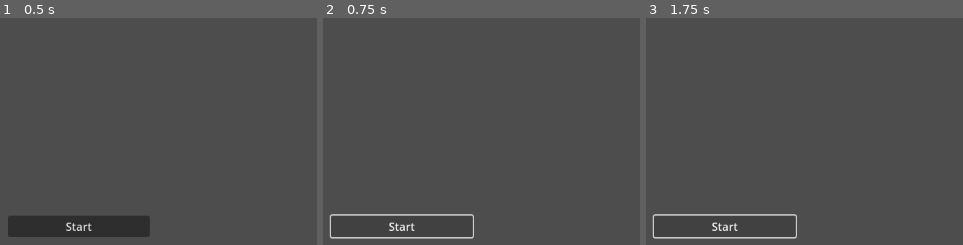
Above: before the commit, frames 1-3 (left to right).
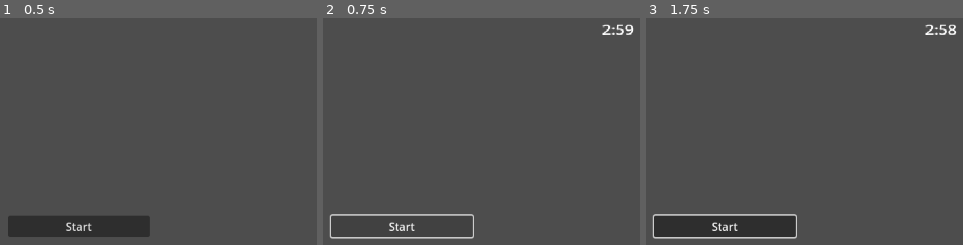
Above: after the commit, the same moments.

Repository: Filip22022/MazePrisoner
Game: Godot game, scene res://game.tscn
Same seed, same stepped clock (60 frames per second), same inputs: the game is played once before the commit and once after it.
Inputs:
- Up to frame 1 (0.5 s): no input
- Up to frame 2 (0.75 s): click "Start" at 0.5 s
- Up to frame 3 (1.75 s): click "Start" at 1.25 s

Frame 1 is identical in both runs. In frame 2, 0.3% of the frame differs, in the area x 88-99%, y 2-8%; in frame 3, 0.3%, in the area x 88-98%, y 2-8%.
Error before the commit: Parse Error: Too many arguments for "initialize()" call. Expected at most 1 but received 2. (res://scenes/SceneManager.gd:24)
Error after the commit: Invalid call. Nonexistent function 'get_room_scene' in base 'Node (MazeRoom)'. (res://scenes/SceneManager.gd:22)

Commit message:
Change SceneManager.change_scene to operate on PackedScene instead of string path

Diff:
--- a/scenes/SceneManager.gd
+++ b/scenes/SceneManager.gd
@@ -17,14 +17,15 @@
 func start_game():
 	_rooms = $MazeGenerator.generate_maze()
 	var starting_room: MazeRoom = $MazeGenerator.get_starting_room()
-	starting_room.room_scene_path = "res://scenes/rooms/start_room/start_room.tscn"
+	#starting_room.room_scene_path = "res://scenes/rooms/start_room/start_room.tscn"
 	_current_room = starting_room
-	_change_scene(_current_room.room_scene_path)
+	_change_scene(_current_room.get_room_scene())
 	_player_manager.spawn_player(_current_scene.get_player_spawn())
-	_current_scene.initialize(Directions.Direction.Up, _current_room.connected_rooms)
+	_current_scene.initialize(Directions.Direction.Up)
+	_current_scene.open_doors()
 
 func end_game():
-	_change_scene("res://scenes/menus/start_menu.tscn")
+	_change_scene(load("res://scenes/menus/start_menu.tscn").instantiate())
 	_current_scene.start_game.connect(self.get_parent().start_game)
 	_player_manager.reset_player()
 
@@ -36,19 +37,19 @@
 	var new_room = _current_room.connected_rooms[direction]
 	_current_room = new_room
 
-	_change_scene(_current_room.get_scene_path())
+	_change_scene(_current_room.get_room_scene())
 
 	if _current_room.is_final:
 		_current_scene.game_won.connect(func(): game_over.emit())
 
-	_current_scene.initialize(Directions.opposite(direction), _current_room.connected_rooms)
+	_current_scene.initialize(Directions.opposite(direction))
+	_current_scene.open_doors()
 	_player_manager.spawn_player(_current_scene.get_player_spawn())
-
 
 func _deferred_change_scene(scene_path: String):
 	call_deferred("_change_scene", scene_path)
 
-func _change_scene(scene_path: String):
+func _change_scene(scene: Scene):
 	if _current_scene:
 		_current_scene.room_change_requested.disconnect(_deferred_change_room)
 		_current_scene.scene_change_requested.disconnect(_deferred_change_scene)
@@ -56,7 +57,7 @@
 		_current_scene.queue_free()
 		_player_manager.remove_player()
 
-	_current_scene = load(scene_path).instantiate()
+	_current_scene = scene
 	add_child(_current_scene)
 
 	_current_scene.room_change_requested.connect(_deferred_change_room)
